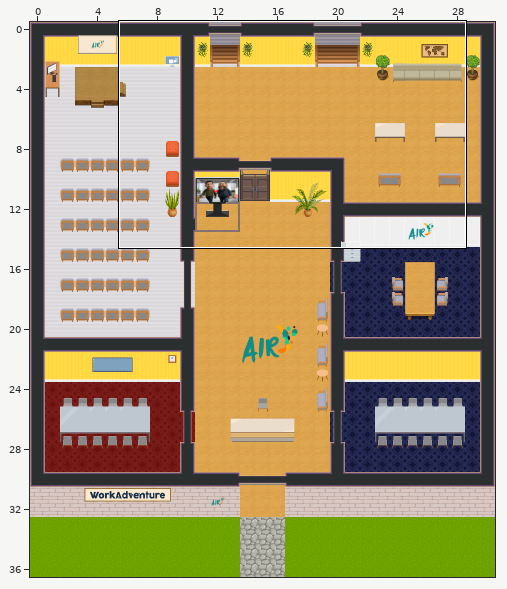
Two versions of a level (Tiled map (JSON), hall.tmj). The first picture is a wide view before the edit; the outline marks the close-up.
Close-up. Before the commit:
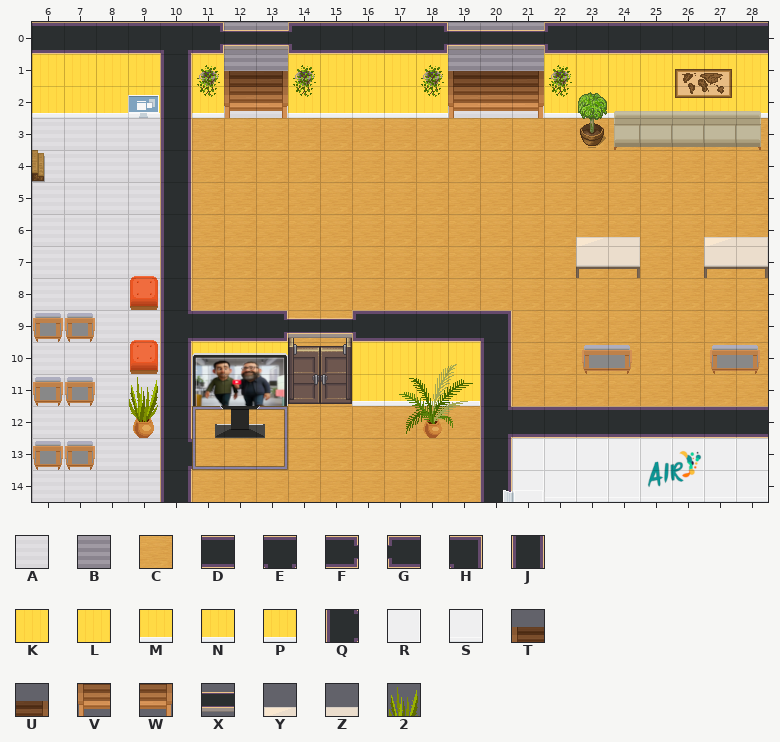
Cells are 32x32 px. Shown: x 6..28, y 0..14.
Key: from "Chunk 1": A 2, B 3, C 4, D 22, E 23, F 24, G 25, H 27, J 28, K 29, L 31 flipped left-right, M 33, N 34, P 34 flipped left-right, Q 35, R 41, S 42, T 98, U 99, V 100, W 101, X 202, Y 203, Z 204, 2 206.
_ is an empty cell, # one hidden under a higher layer.
Layers that did not change in this view are not listed.
Layer "floor/floor1" before, first column x 6:
 0 ######BB#####BBB##_____
 1 ######BB#####BBB##_____
 2 ######AA#####AAA##_____
 3 AAAA#CCCCCCCCCCCCCCCCCC
 4 AAAA#CCCCCCCCCCCCCCCCCC
 5 AAAA#CCCCCCCCCCCCCCCCCC
 6 AAAA#CCCCCCCCCCCCCCCCCC
 7 AAAA#CCCCCCCCCCCCCCCCCC
 8 AAAA#CCCCCCCCCCCCCCCCCC
 9 AAAA####CC#####CCCCCCCC
10 AAAA####CC#####CCCCCCCC
11 AAAA####CC#####CCCCCCCC
12 AAAA#CCCCCCCCC####_____
13 AAAA#CCCCCCCCC####_____
14 AAAA#CCCCCCCCC_________
Layer "walls/walls1" before, first column x 6:
 0 DDDDEF__GDDDF___GDDDDDD
 1 KKKKJK__KKKKK___LKKKKKK
 2 MMMMJM__MMMMN___PMMMMMM
 3 ____J__________________
 4 ____J__________________
 5 ____J__________________
 6 ____J__________________
 7 ____J__________________
 8 ____J__________________
 9 ____QDDF__GDDDH________
10 ____JKKK__KKKKJ________
11 ____JM##__MNMNJ________
12 ____J_________QDDDDDDDD
13 ____Q_________JRRRRRRRR
14 ____J_________JSSSSSSSS
Layer "above/above1" before, first column x 6:
 0 ______XX_____XXX_______
 1 _______________________
 2 _______________________
 3 _______________________
 4 _______________________
 5 _______________________
 6 _________________YZ__YZ
 7 _______________________
 8 _______________________
 9 ________XX_____________
10 _______________________
11 ___2___________________
12 _______________________
13 _______________________
14 _______________________
After the commit:
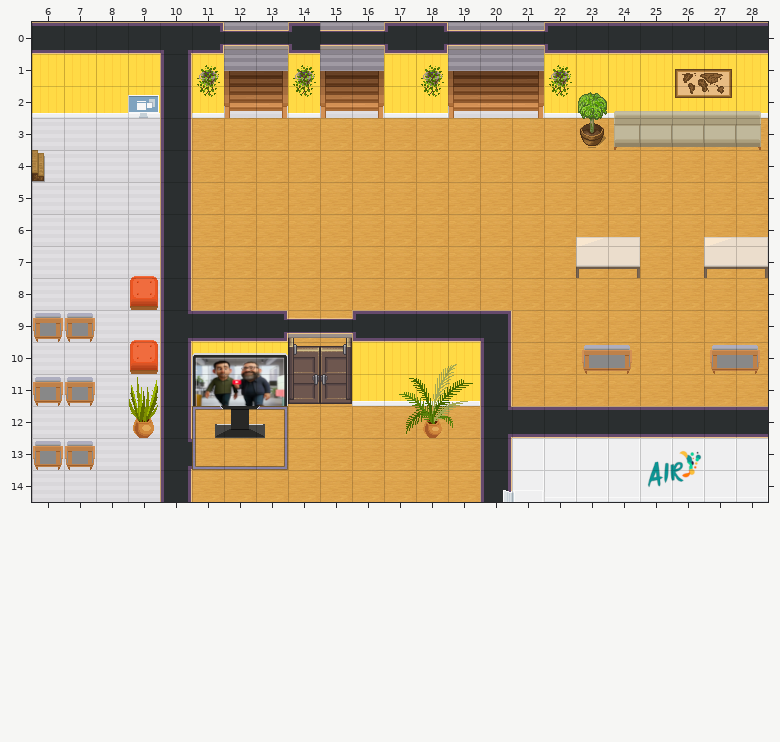
Difference:
Layer "floor/floor1":
y 0..1: x 15..16 ## -> BB
Layer "walls/walls1":
y 0: x 15..17 DDD -> __G
y 1: x 15..16 KK -> __
y 2: x 15..16 MM -> __
Layer "furniture/furniture1":
y 1: x 15..16 __ -> TU
y 2: x 15..16 __ -> VW
Layer "above/above1":
y 0: x 15..16 __ -> XX
